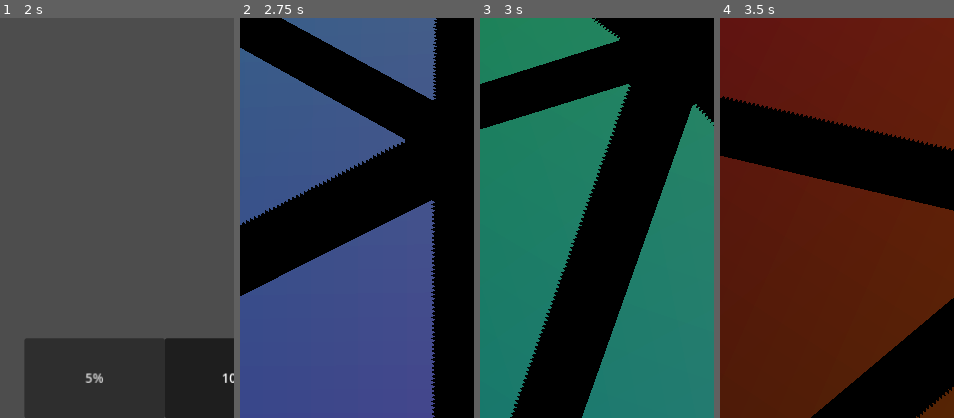
Above: before the commit, frames 1-4 (left to right).
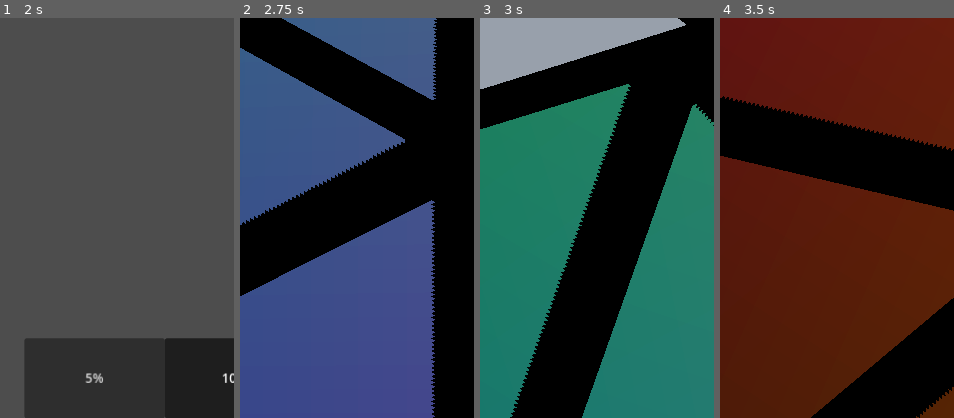
Above: after the commit, the same moments.

Repository: WalynC/sphereSweeperGodot
Game: Godot game, scene res://mainScenes/menu_scene.tscn
Same seed, same stepped clock (60 frames per second), same inputs: the game is played once before the commit and once after it. This scene is started directly instead of the project's main scene.
Inputs (mouse positions are % of the whole screen's width and height, from its top left):
- Up to frame 1 (2 s): click "new" at 0.5 s; tap Enter at 1.25 s; move the mouse to (72, 45) at 1.27 s; hold Right (ui_right) from 1.28 s (still down); hold Down (scroll_down) from 1.28 s (still down); click (72, 45) at 1.42 s
- Up to frame 2 (2.75 s): release Right (ui_right) at 2 s; release Down (scroll_down) at 2 s; click "play" at 2 s
- Up to frame 3 (3 s): drag from (30, 55) to (45, 70) at 2.77 s
- Up to frame 4 (3.5 s): no input
The pictures show only the part of the screen within x 0-50%, y 0-50%; the shares and areas given below are measured in that part.

Frames 1-2 are identical in both runs. In frame 3, 8.7% of the frame differs, in the area x 0-89%, y 0-18%; in frame 4, nothing differs.

Commit message:
Begins work on board glow effects when selections are made

Diff:
--- a/Board.gd
+++ b/Board.gd
@@ -271,6 +271,7 @@
 	colors.resize(vertices.size())
 	uvs= []
 	uvs.resize(vertices.size())
+	gm.glowMesh.colors.resize(vertices.size())
 	var uvForEmpty = [Vector2(0,0),Vector2(0,1),Vector2(1,1)]
 	for t in triangles:
 		for i in t.vertIndices:
@@ -281,6 +282,7 @@
 				else: colors[i] = Color(smoothstep(-gold,gold,vertices[i].x),smoothstep(-gold,gold,vertices[i].y),smoothstep(-gold,gold,vertices[i].z)) * .2
 			else:
 				colors[i] = Color(smoothstep(-gold,gold,vertices[i].x),smoothstep(-gold,gold,vertices[i].y),smoothstep(-gold,gold,vertices[i].z))
+			gm.glowMesh.colors[i] = Color(1,1,1,0)
 	#build main mesh
 	var arrays = []
 	arrays.resize(Mesh.ARRAY_MAX)
@@ -289,6 +291,8 @@
 	arrays[Mesh.ARRAY_INDEX] = tris
 	arrays[Mesh.ARRAY_COLOR] = colors
 	gm.mainMesh.mesh.add_surface_from_arrays(Mesh.PRIMITIVE_TRIANGLES, arrays)
+	gm.glowMesh.Setup(vertices, tris)
+	gm.glowMesh.Highlight(triangles[0])
 	BuildIconBoard()
 
 func BuildIconBoard():
--- a/FireworksEffect.gd
+++ b/FireworksEffect.gd
@@ -1,7 +1,6 @@
 extends Node
 class_name FireworksEffect
 
-@export var numberColors : Array[Color]
 @export var firework : PackedScene
 
 var timeToExplodeAll = 10.0
@@ -50,7 +49,7 @@
 func Explode(explo):
 	var obj = GetExplosion()
 	inUse.append(obj)
-	obj.begin(numberColors[explo.mineCount],
+	obj.begin(VisualTheme.instance.numberColors[explo.mineCount],
 	(GameManager.instance.board.vertices[explo.vertIndices[0]] +
 	GameManager.instance.board.vertices[explo.vertIndices[1]] +
 	GameManager.instance.board.vertices[explo.vertIndices[2]]) /
--- a/GameManager.gd
+++ b/GameManager.gd
@@ -4,6 +4,7 @@
 
 @export var mainMesh: MeshInstance3D
 @export var iconMesh: MeshInstance3D
+@export var glowMesh: MeshInstance3D
 var Board = load("res://Board.gd")
 var board = Board.new()
 var IconSphere = load("res://IconSphere.gd")
--- /dev/null
+++ b/GlowSphere.gd
@@ -0,0 +1,20 @@
+extends MeshInstance3D
+
+var colors : PackedColorArray
+var array = []
+
+func Setup(vertices, tris):
+	array.resize(Mesh.ARRAY_MAX)
+	array[Mesh.ARRAY_VERTEX] = vertices
+	array[Mesh.ARRAY_COLOR] = colors
+	array[Mesh.ARRAY_INDEX] = tris
+	mesh.add_surface_from_arrays(Mesh.PRIMITIVE_TRIANGLES, array)
+
+func Highlight(t):
+	colors[t.vertIndices[0]] = VisualTheme.instance.numberColors[t.mineCount]
+	colors[t.vertIndices[1]] = VisualTheme.instance.numberColors[t.mineCount]
+	colors[t.vertIndices[2]] = VisualTheme.instance.numberColors[t.mineCount]
+	array[Mesh.ARRAY_COLOR] = colors
+	mesh.clear_surfaces()
+	mesh.add_surface_from_arrays(Mesh.PRIMITIVE_TRIANGLES, array)
+	print(colors)
--- a/VisualTheme.gd
+++ b/VisualTheme.gd
@@ -7,6 +7,8 @@
 signal endWon
 signal lose
 signal endLose
+
+@export var numberColors : Array[Color]
 
 func _ready():
 	instance = self
--- /dev/null
+++ b/glowShader.tres
@@ -0,0 +1,7 @@
+[gd_resource type="ShaderMaterial" load_steps=2 format=3 uid="uid://bjf7ju8dgqwi1"]
+
+[ext_resource type="Shader" uid="uid://dmm3bouarimna" path="res://glowVShader.tres" id="1_h65uh"]
+
+[resource]
+render_priority = 0
+shader = ExtResource("1_h65uh")
--- /dev/null
+++ b/glowVShader.tres
@@ -0,0 +1,44 @@
+[gd_resource type="VisualShader" load_steps=3 format=3 uid="uid://dmm3bouarimna"]
+
+[sub_resource type="VisualShaderNodeInput" id="VisualShaderNodeInput_vas3y"]
+output_port_for_preview = 0
+input_name = "color"
+
+[sub_resource type="VisualShaderNodeVectorDecompose" id="VisualShaderNodeVectorDecompose_vg0j4"]
+output_port_for_preview = 3
+default_input_values = [0, Quaternion(0, 0, 0, 0)]
+op_type = 2
+
+[resource]
+code = "shader_type spatial;
+render_mode blend_mix, depth_draw_opaque, cull_back, diffuse_lambert, specular_schlick_ggx;
+
+
+
+
+void fragment() {
+// Input:2
+	vec4 n_out2p0 = COLOR;
+
+
+// VectorDecompose:3
+	float n_out3p0 = n_out2p0.x;
+	float n_out3p1 = n_out2p0.y;
+	float n_out3p2 = n_out2p0.z;
+	float n_out3p3 = n_out2p0.w;
+
+
+// Output:0
+	ALBEDO = vec3(n_out2p0.xyz);
+	ALPHA = n_out3p3;
+
+
+}
+"
+graph_offset = Vector2(-387.11, -7.23378)
+nodes/fragment/0/position = Vector2(600, 100)
+nodes/fragment/2/node = SubResource("VisualShaderNodeInput_vas3y")
+nodes/fragment/2/position = Vector2(-560, 260)
+nodes/fragment/3/node = SubResource("VisualShaderNodeVectorDecompose_vg0j4")
+nodes/fragment/3/position = Vector2(-160, 320)
+nodes/fragment/connections = PackedInt32Array(2, 0, 3, 0, 2, 0, 0, 0, 3, 3, 0, 1)
--- a/mainScenes/game.tscn
+++ b/mainScenes/game.tscn
@@ -1,9 +1,11 @@
-[gd_scene load_steps=24 format=3 uid="uid://usiusro6nnqg"]
+[gd_scene load_steps=27 format=3 uid="uid://usiusro6nnqg"]
 
 [ext_resource type="Script" path="res://GameManager.gd" id="1_2oltq"]
 [ext_resource type="Material" uid="uid://d113q267j7oa0" path="res://baseMat.tres" id="2_wc7oy"]
 [ext_resource type="Material" uid="uid://dxfngky0b820a" path="res://iconMat.tres" id="3_3hapr"]
 [ext_resource type="Script" path="res://Controls.gd" id="4_umdi1"]
+[ext_resource type="Material" uid="uid://bjf7ju8dgqwi1" path="res://glowShader.tres" id="4_w2e11"]
+[ext_resource type="Script" path="res://GlowSphere.gd" id="5_oelwr"]
 [ext_resource type="PackedScene" uid="uid://rwawmt27ljkw" path="res://uiScenes/lose_screen.tscn" id="5_ya7ol"]
 [ext_resource type="PackedScene" uid="uid://bwue6rvli2gbi" path="res://uiScenes/win_screen.tscn" id="6_h0wn7"]
 [ext_resource type="PackedScene" uid="uid://31bhtpbuqpqp" path="res://uiScenes/game_ui.tscn" id="7_su4m3"]
@@ -35,6 +37,8 @@
 
 [sub_resource type="ArrayMesh" id="ArrayMesh_53dkf"]
 
+[sub_resource type="ArrayMesh" id="ArrayMesh_oukfc"]
+
 [sub_resource type="StandardMaterial3D" id="StandardMaterial3D_fihdx"]
 transparency = 1
 cull_mode = 2
@@ -47,10 +51,11 @@
 
 [sub_resource type="ArrayMesh" id="ArrayMesh_cy6in"]
 
-[node name="Node3D" type="Node3D" node_paths=PackedStringArray("mainMesh", "iconMesh", "controls")]
+[node name="Node3D" type="Node3D" node_paths=PackedStringArray("mainMesh", "iconMesh", "glowMesh", "controls")]
 script = ExtResource("1_2oltq")
-mainMesh = NodePath("MeshInstance3D")
-iconMesh = NodePath("MeshInstance3D2")
+mainMesh = NodePath("board")
+iconMesh = NodePath("icosphere")
+glowMesh = NodePath("glowsphere")
 controls = NodePath("Controls")
 
 [node name="WorldEnvironment" type="WorldEnvironment" parent="."]
@@ -60,22 +65,32 @@
 transform = Transform3D(-0.866025, -0.433013, 0.25, 0, 0.5, 0.866025, -0.5, 0.75, -0.433013, 0, 0, 0)
 shadow_enabled = true
 
-[node name="MeshInstance3D" type="MeshInstance3D" parent="."]
+[node name="board" type="MeshInstance3D" parent="."]
 material_override = ExtResource("2_wc7oy")
 cast_shadow = 0
 mesh = SubResource("ArrayMesh_jt1kb")
 
-[node name="StaticBody3D" type="StaticBody3D" parent="MeshInstance3D"]
+[node name="StaticBody3D" type="StaticBody3D" parent="board"]
 
-[node name="CollisionShape3D" type="CollisionShape3D" parent="MeshInstance3D/StaticBody3D"]
+[node name="CollisionShape3D" type="CollisionShape3D" parent="board/StaticBody3D"]
 shape = SubResource("ConcavePolygonShape3D_s1hfp")
 
-[node name="MeshInstance3D2" type="MeshInstance3D" parent="."]
+[node name="icosphere" type="MeshInstance3D" parent="."]
 transform = Transform3D(1.01, 0, 0, 0, 1.01, 0, 0, 0, 1.01, 0, 0, 0)
 sorting_offset = 1.0
 material_override = ExtResource("3_3hapr")
 cast_shadow = 0
 mesh = SubResource("ArrayMesh_53dkf")
+
+[node name="glowsphere" type="MeshInstance3D" parent="."]
+transform = Transform3D(1.0201, 0, 0, 0, 1.0201, 0, 0, 0, 1.0201, 0, 0, 0)
+sorting_offset = 1.0
+material_override = ExtResource("4_w2e11")
+transparency = 1.0
+cast_shadow = 0
+mesh = SubResource("ArrayMesh_oukfc")
+skeleton = NodePath("../icosphere")
+script = ExtResource("5_oelwr")
 
 [node name="Controls" type="Node3D" parent="." node_paths=PackedStringArray("gm", "pivot")]
 script = ExtResource("4_umdi1")
--- a/visualThemes/visual_theme.tscn
+++ b/visualThemes/visual_theme.tscn
@@ -8,10 +8,10 @@
 
 [node name="VisualTheme" type="Node"]
 script = ExtResource("1_trois")
+numberColors = Array[Color]([Color(1, 1, 1, 1), Color(1, 1, 0, 1), Color(0, 1, 0, 1), Color(0, 1, 1, 1), Color(0, 0, 1, 1), Color(1, 0, 1, 1), Color(0.5, 0, 1, 1), Color(0, 0.5, 1, 1), Color(0, 1, 0.5, 1), Color(0.5, 1, 0, 1), Color(1, 0.5, 0, 1), Color(0.5, 0, 0, 1), Color(1, 0, 0, 1)])
 
 [node name="FireworksEffect" type="Node" parent="."]
 script = ExtResource("3_b6xbn")
-numberColors = Array[Color]([Color(0, 0, 0, 1), Color(1, 1, 0, 1), Color(0, 1, 0, 1), Color(0, 1, 1, 1), Color(0, 0, 1, 1), Color(1, 0, 1, 1), Color(0.5, 0, 1, 1), Color(0, 0.5, 1, 1), Color(0, 1, 0.5, 1), Color(0.5, 1, 0, 1), Color(1, 0.5, 0, 1), Color(0.5, 0, 0, 1), Color(1, 0, 0, 1)])
 firework = ExtResource("2_ejquq")
 
 [node name="ExplosionEffect" type="Node" parent="."]
